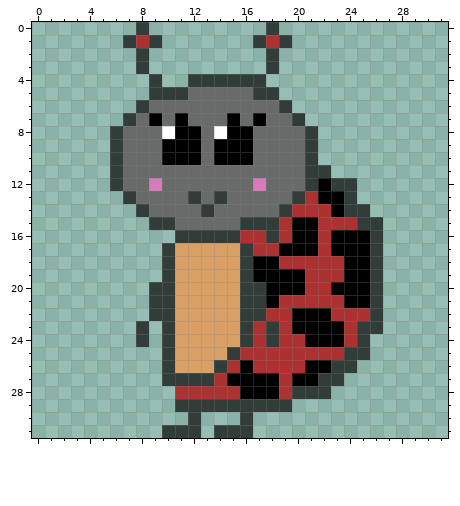
Two states of a pixel-art sprite, client/res/gfx/kawaii_ladybug.png. The picture above was drawn from the file before the commit.
The file is 32x32 pixels.
The same view after the edit:
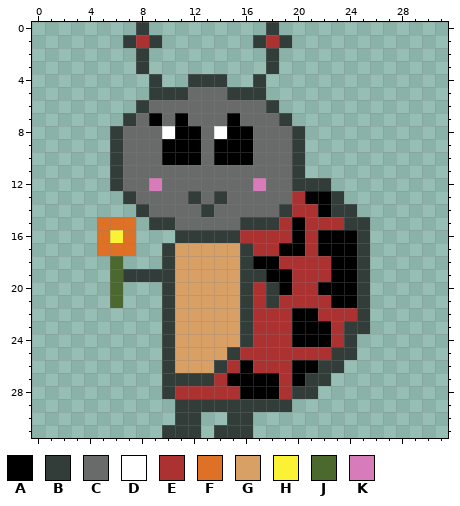
Palette (. is transparent): A #000000  B #323c39  C #696a6a  D #ffffff  E #ac3232  F #df7126  G #d9a066  H #fbf236  J #4b692f  K #d77bba
Difference:
Changed rows in their new state; - is an unchanged pixel.
first column x 5:
 4 ----------..----------
 5 ----------BB-.--------
 6 -------------B.-------
 7 ------------C-B.------
 8 ---------------B.-----
 9 ---------------B.-----
10 ---------------B.-----
11 ---------------B..----
12 ---------------B-B..--
13 ---------------EA-B.--
14 -----------------AB-.-
15 FFF-------------E--B-.
16 FHF----------E--EA--B.
17 FFF-------------EA--B.
18 -J----------------A-B.
19 -JBBB-------B--E--A-B.
20 -J--.-------EB-E-A--B.
21 -J--.-------EB----A-B.
22 ----.-------E----E--B.
23 ---.---------E----EB-.
24 ---.---------E-A--EB.-
25 ------------------B-.-
26 ---------------A-B-.--
27 ----------------B-.---
28 -----B-----------.----
30 ------B---B-----------
